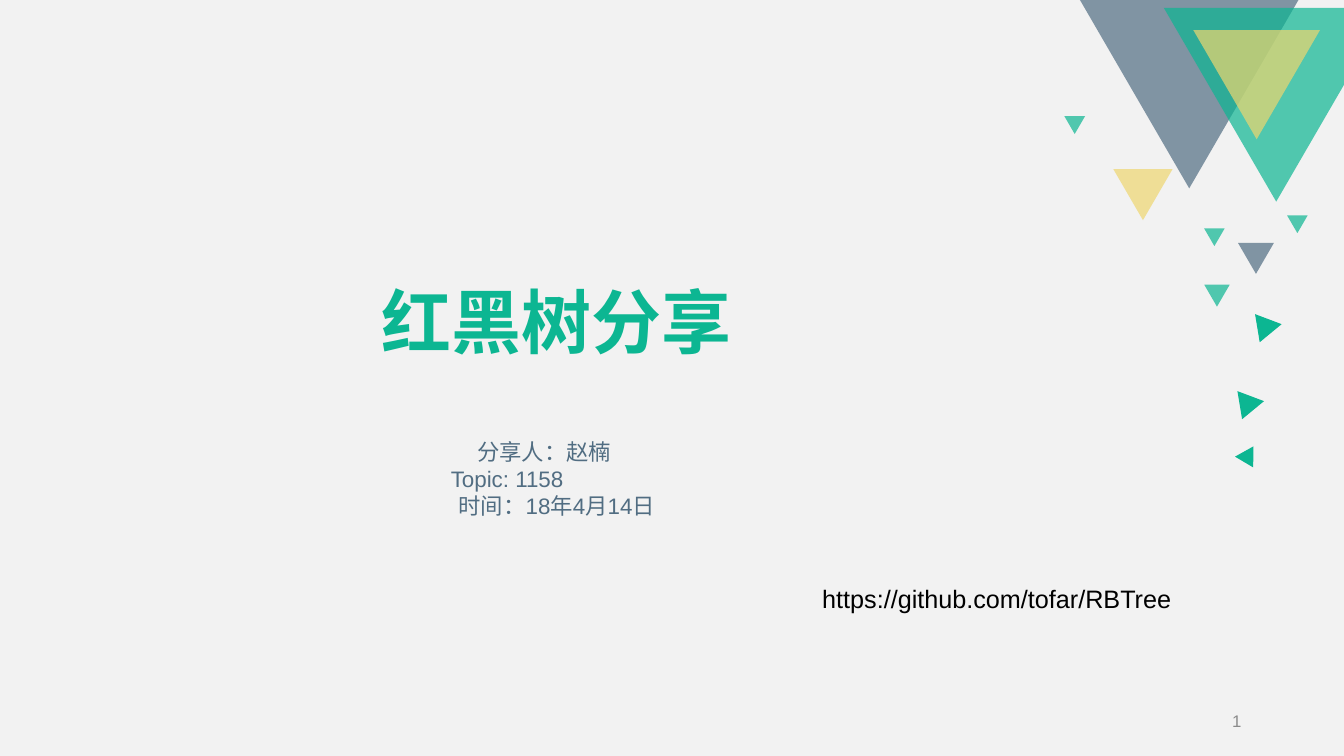
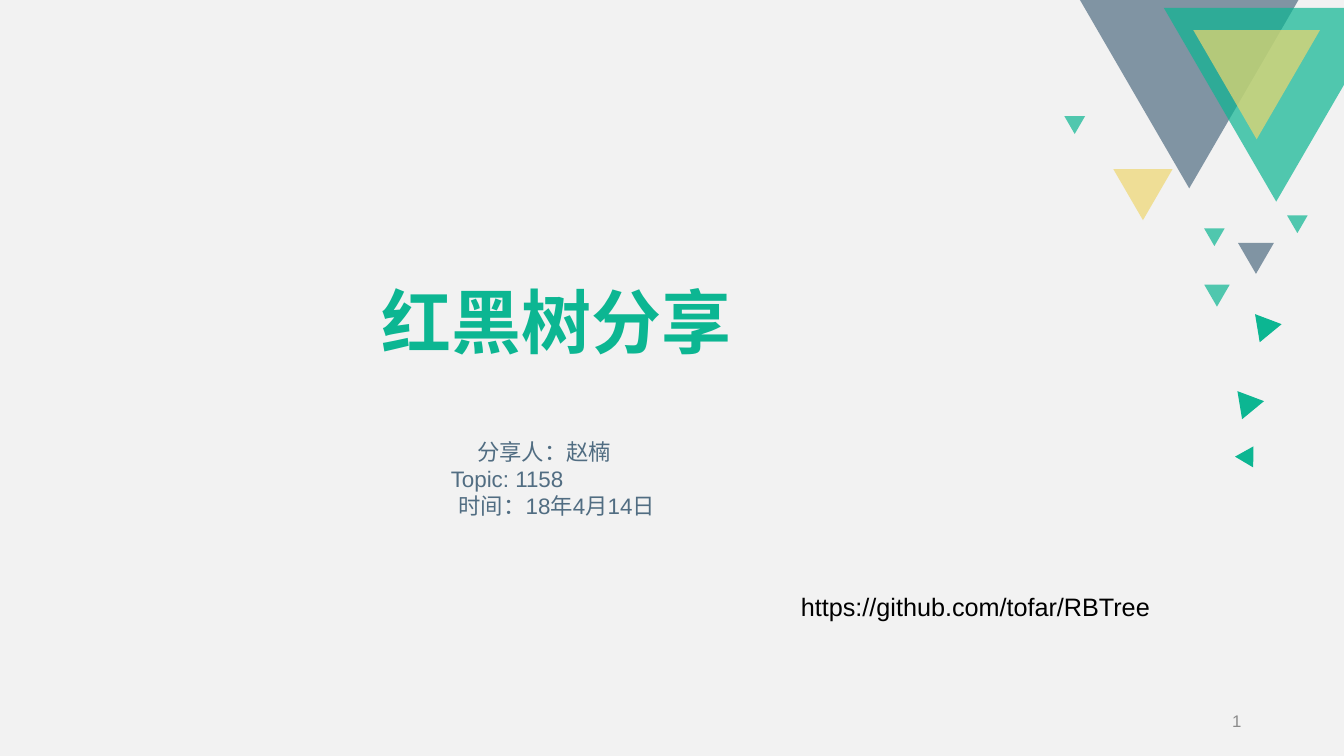
Before and after one commit to tofar/RBTree, a slide deck: slide 1 of 红黑树分享.pptx. Drawn at 1344x756 pixels with LibreOffice and Linux fonts; fonts in the diff are those of the drawing. Boxes give left, top, right and bottom in pixels: in the first picture for what was removed or moved away, otherwise in the second. Text is boxed around its words. In the diff, an @@ line names an element or a change of style, - is before the commit and + after.

```diff
--- a/红黑树分享.pptx
+++ b/红黑树分享.pptx
@@ text "https://github.com/tofar/RBTree" moved from (x1=822, y1=589, x2=1171, y2=614) to (x1=801, y1=597, x2=1150, y2=622) @@
```
Also in this commit, not shown: 1 other slide changed, 2 other files.
